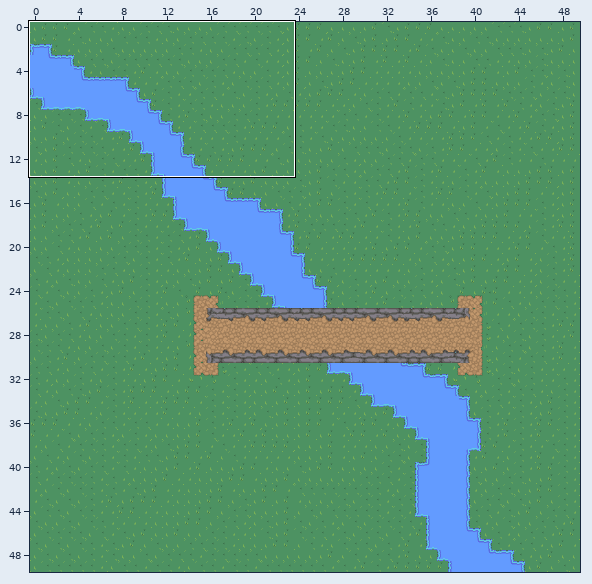
Two states of a Tiled map, test_graphique/assets/image/carte.tmx. The picture above shows the old version from afar; the outline marks the close-up.
Close-up. Before the commit:
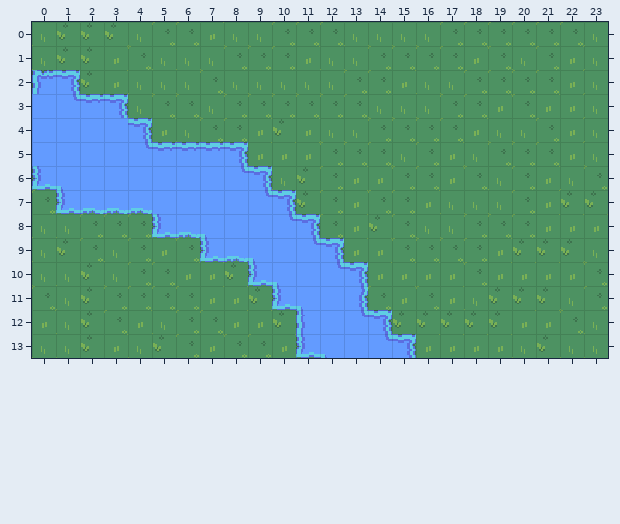
Cells are 16x16 px. Shown: x 0..23, y 0..13. The commit also changed other parts of the map, which this record leaves out.
The same view after the edit:
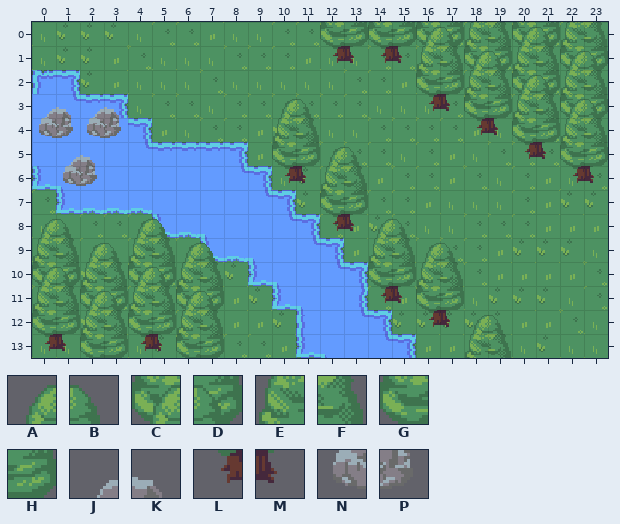
Key: from "nature": A 0, B 1, C 2, D 3, E 40, F 41, G 80, H 81, J 84, K 85, L 120, M 121, N 124, P 125.
_ is an empty cell.
Tiles of an added or newly shown layer are drawn over the layers below it.
What changed:
Layer "deco" (added):
y 0: x 12..23 ____________ -> GHGHCDEFCDEF
y 1: x 12..23 ____________ -> LMLMEFCDEFCD
y 2: x 16..23 ________ -> GHEFCDEF
y 3: x 0..3 ____ -> JKJK; x 10..11 __ -> AB; x 16..23 ________ -> LMGHEFCD
y 4: x 0..3 ____ -> NPNP; x 10..11 __ -> EF; x 18..23 ______ -> LMGHEF
y 5: x 1..2 __ -> JK; x 10..13 ____ -> GHAB; x 20..23 ____ -> LMGH
y 6: x 1..2 __ -> NP; x 10..13 ____ -> LMEF; x 22..23 __ -> LM
y 7: x 12..13 __ -> GH
y 8: x 0..1 __ -> AB; x 4..5 __ -> AB; x 12..15 ____ -> LMAB
y 9: x 0..7 ________ -> EFABEFAB; x 14..17 ____ -> EFAB
y 10: x 0..7 ________ -> CDEFCDEF; x 14..17 ____ -> GHEF
y 11: x 0..7 ________ -> EFCDEFCD; x 14..17 ____ -> LMGH
y 12: x 0..7 ________ -> GHEFGHEF; x 16..19 ____ -> LMAB
y 13: x 0..7 ________ -> LMGHLMGH; x 18..19 __ -> EF
